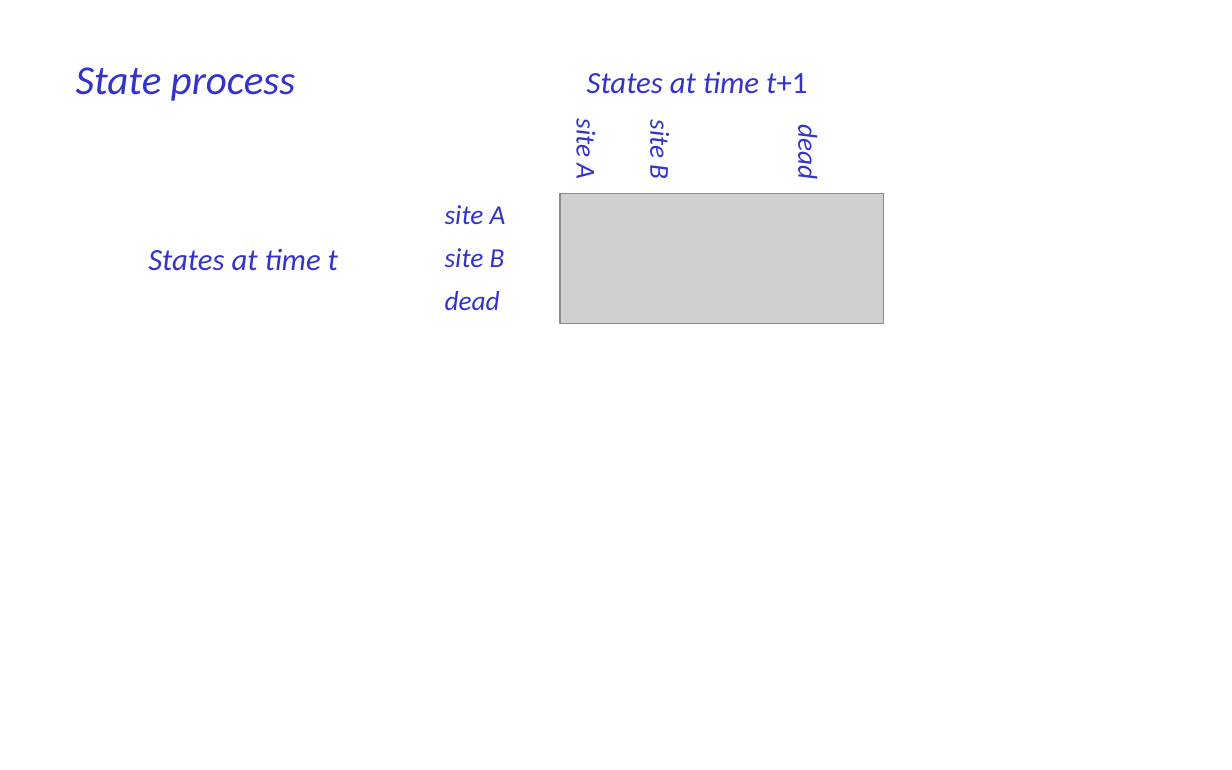
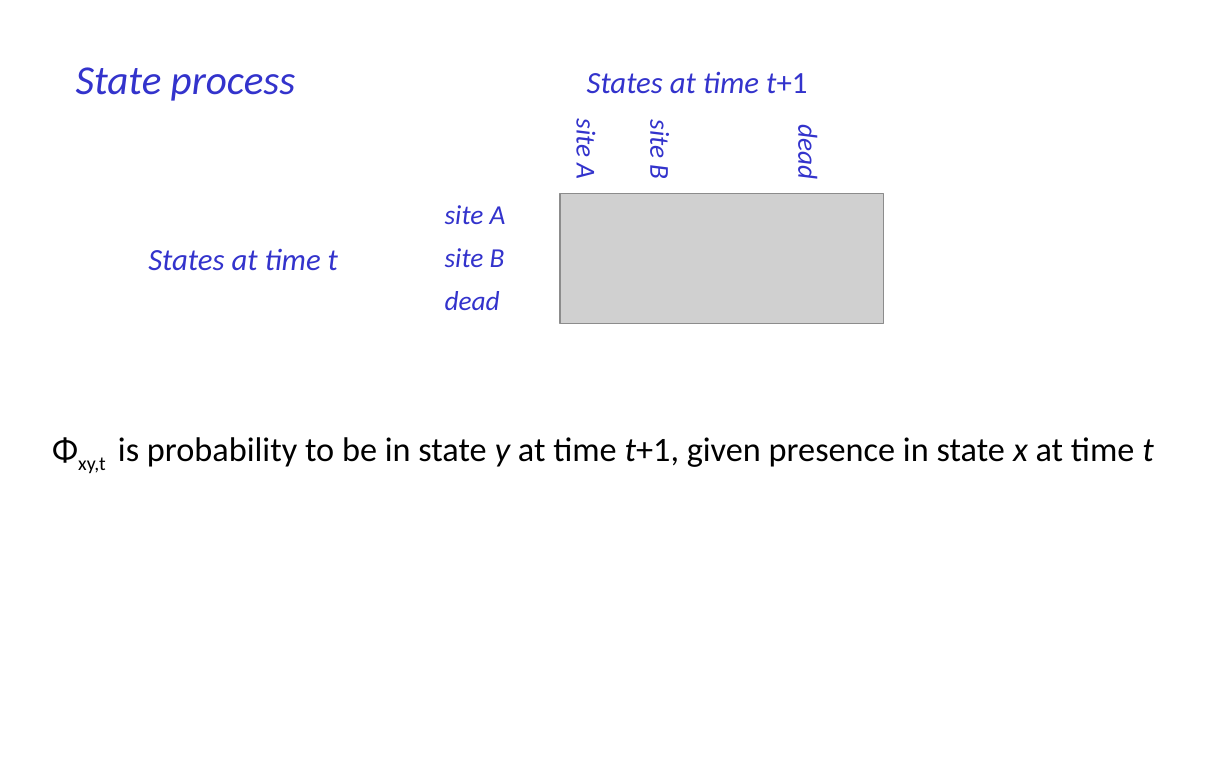
Before and after one commit to oliviergimenez/IPMworkshop, a slide deck: slide 8 of slides/multistatemodels_og.pptx (slide 5 before the commit). Drawn at 1232x770 pixels with LibreOffice and Linux fonts; fonts in the diff are those of the drawing; grey boxes stand for pictures. Boxes give left, top, right and bottom in pixels: in the first picture for what was removed or moved away, otherwise in the second. Text is boxed around its words. In the diff, an @@ line names an element or a change of style, - is before the commit and + after.

```diff
--- a/slides/multistatemodels_og.pptx
+++ b/slides/multistatemodels_og.pptx
@@ text added at (78,437,1153,474), 20 pt, text #000000 @@
+Φxy,t is probability to be in state y at time t+1, given presence in state x at time t
```
Also in this commit, not shown: 19 other slides changed, 15 slides added, 5 other files.
